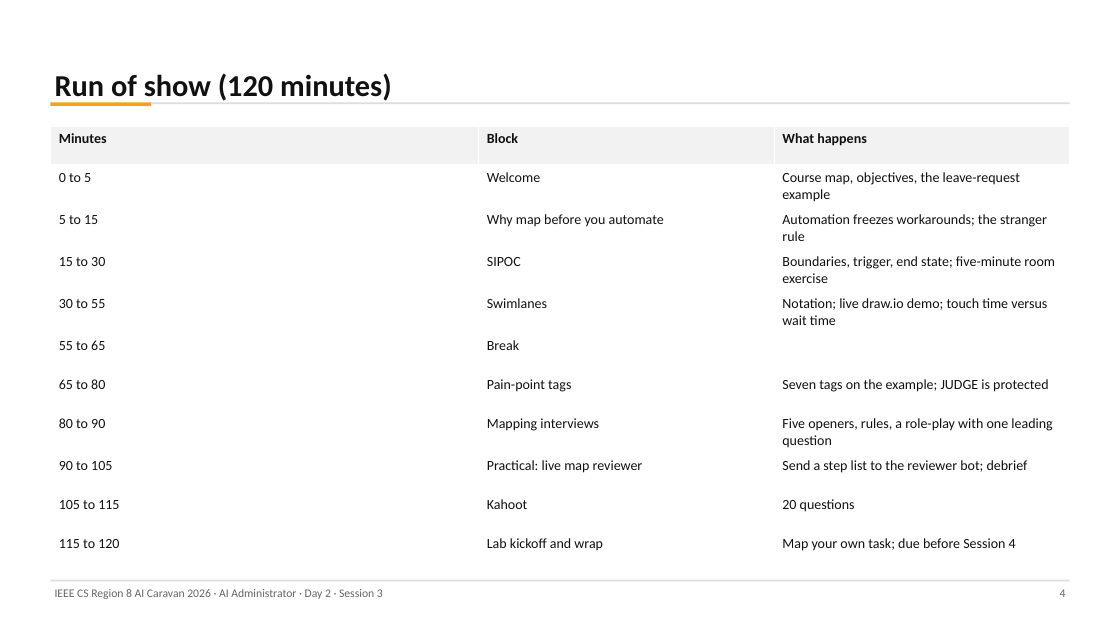
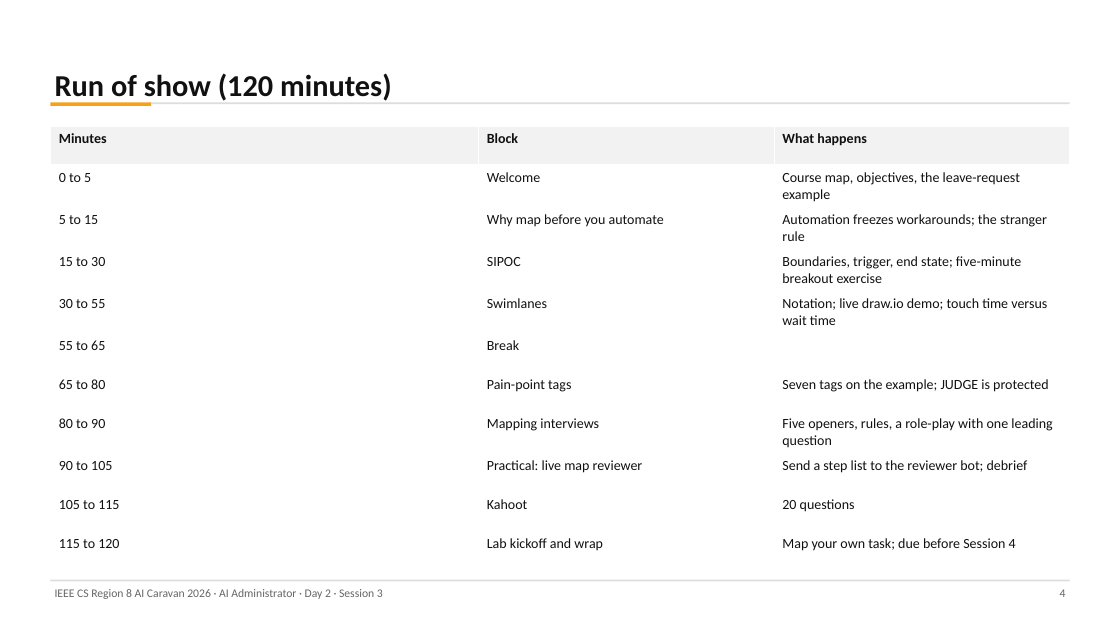
Before and after one commit to abedbanna/snippet-vault, a slide deck: slide 4 of instructor/ai-administrator/out/day2/Day2_S3_Mapping_Current_State.pptx. Drawn at 1120x630 pixels with LibreOffice and Linux fonts; fonts in the diff are those of the drawing. Boxes give left, top, right and bottom in pixels: in the first picture for what was removed or moved away, otherwise in the second. Text is boxed around its words. In the diff, an @@ line names an element or a change of style, - is before the commit and + after.

```diff
--- a/instructor/ai-administrator/out/day2/Day2_S3_Mapping_Current_State.pptx
+++ b/instructor/ai-administrator/out/day2/Day2_S3_Mapping_Current_State.pptx
@@ table at (50, 126, 1070, 555) @@
-row 4, column 3: Boundaries, trigger, end state; five-minute room exercise
+row 4, column 3: Boundaries, trigger, end state; five-minute breakout exercise
```
Also in this commit, not shown: 5 other slides changed, 6 other files.
